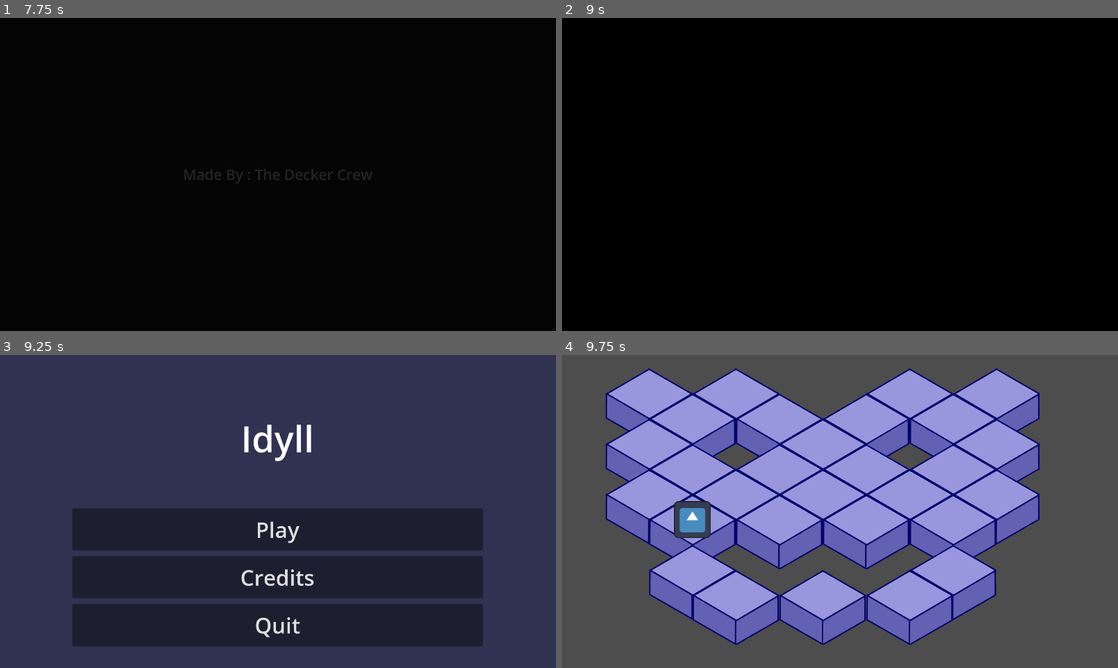
Above: before the commit, frames 1-4 (two rows, left to right).
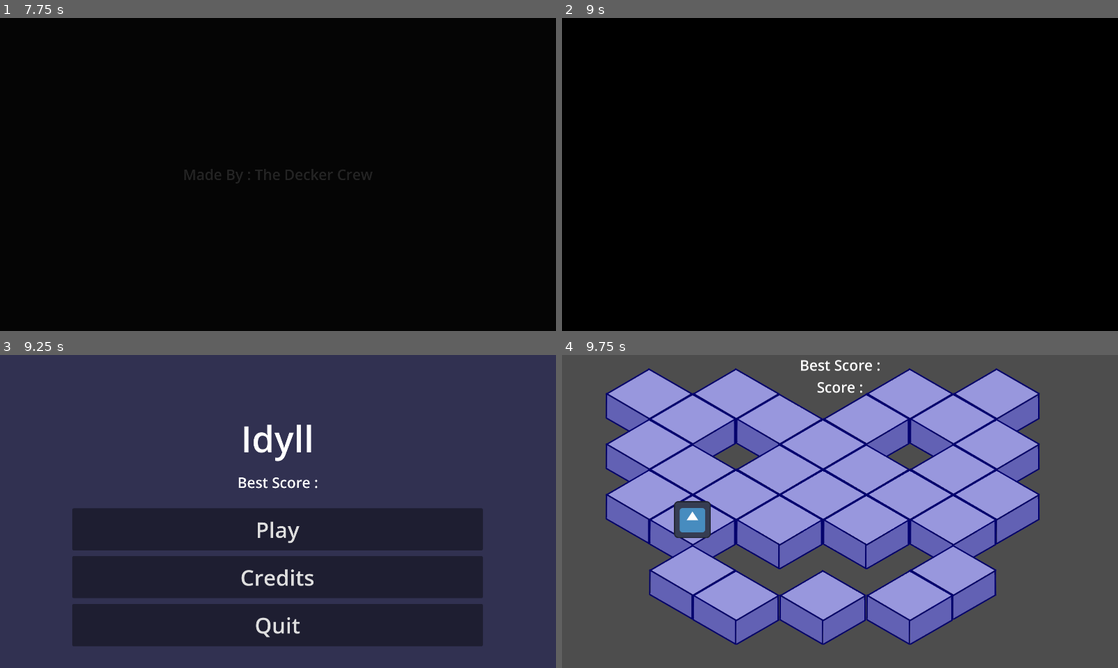
Above: after the commit, the same moments.

Repository: jusbreka3338/idyll
Game: Godot game, scene res://Start.tscn
The game is run twice, just before and just after one commit, with the same random seed, the same clock (stepped at 60 frames per second) and the same inputs. The engine's default icon, where the game draws it, is replaced by a stand-in: a white triangle on a blue panel in a dark square.
Inputs:
- Up to frame 1 (7.75 s): tap Enter at 0.5, 4.25, 5.75 s; tap Space at 3.5, 5 s; tap Escape (escape) at 4.15 s
- Up to frame 2 (9 s): tap Space at 8.75 s
- Up to frame 3 (9.25 s): no input
- Up to frame 4 (9.75 s): click "Play" at 9.5 s

Frames 1-2 are identical in both runs. In frame 3, 0.2% of the frame differs, in the area x 42-58%, y 39-43%; in frame 4, 0.3%, in the area x 43-58%, y 1-13%.

Commit message:
some stuff

Diff:
--- a/Scenes/TestMap.tscn
+++ b/Scenes/TestMap.tscn
@@ -1,8 +1,9 @@
-[gd_scene load_steps=6 format=3 uid="uid://dwj4jacfnd3yk"]
+[gd_scene load_steps=7 format=3 uid="uid://dwj4jacfnd3yk"]
 
 [ext_resource type="Texture2D" uid="uid://im2jnku2yl65" path="res://Assets/TempTile.png" id="1_62ph2"]
 [ext_resource type="PackedScene" uid="uid://da0qxpfj2dunu" path="res://NPC.tscn" id="2_8f8c4"]
 [ext_resource type="PackedScene" uid="uid://yg5e47k0w4og" path="res://pause_menu.tscn" id="3_4lk15"]
+[ext_resource type="PackedScene" uid="uid://jhq551w5f08n" path="res://Score.tscn" id="4_44v5j"]
 
 [sub_resource type="TileSetAtlasSource" id="TileSetAtlasSource_dxd0g"]
 texture = ExtResource("1_62ph2")
@@ -26,6 +27,10 @@
 [node name="NPC" parent="." instance=ExtResource("2_8f8c4")]
 position = Vector2(301, 134)
 
+[node name="CanvasLayer2" type="CanvasLayer" parent="."]
+
+[node name="Control" parent="CanvasLayer2" instance=ExtResource("4_44v5j")]
+
 [node name="CanvasLayer" type="CanvasLayer" parent="."]
 
 [node name="PauseMenu" parent="CanvasLayer" instance=ExtResource("3_4lk15")]
--- /dev/null
+++ b/Score.tscn
@@ -0,0 +1,38 @@
+[gd_scene format=3 uid="uid://jhq551w5f08n"]
+
+[node name="Control" type="Control"]
+layout_mode = 3
+anchors_preset = 15
+anchor_right = 1.0
+anchor_bottom = 1.0
+grow_horizontal = 2
+grow_vertical = 2
+
+[node name="Scoring" type="Label" parent="."]
+layout_mode = 1
+anchors_preset = 5
+anchor_left = 0.5
+anchor_right = 0.5
+offset_left = -20.0
+offset_right = 20.0
+offset_bottom = 23.0
+grow_horizontal = 2
+theme_override_font_sizes/font_size = 50
+text = "Best Score :"
+horizontal_alignment = 1
+vertical_alignment = 1
+
+[node name="Scoring Current" type="Label" parent="."]
+layout_mode = 1
+anchors_preset = 5
+anchor_left = 0.5
+anchor_right = 0.5
+offset_left = -140.0
+offset_top = 75.0
+offset_right = 140.0
+offset_bottom = 147.0
+grow_horizontal = 2
+theme_override_font_sizes/font_size = 50
+text = "Score :"
+horizontal_alignment = 1
+vertical_alignment = 1
--- a/main_menu.tscn
+++ b/main_menu.tscn
@@ -119,6 +119,25 @@
 theme_override_styles/pressed = SubResource("StyleBoxFlat_gqgct")
 text = "Quit"
 
+[node name="Label" type="Label" parent="."]
+layout_mode = 1
+anchors_preset = 8
+anchor_left = 0.5
+anchor_top = 0.5
+anchor_right = 0.5
+anchor_bottom = 0.5
+offset_left = -140.0
+offset_top = -136.0
+offset_right = 140.0
+offset_bottom = -64.0
+grow_horizontal = 2
+grow_vertical = 2
+theme_override_font_sizes/font_size = 50
+text = "Best Score :
+"
+horizontal_alignment = 1
+vertical_alignment = 1
+
 [connection signal="pressed" from="MarginContainer/VBoxContainer/VBoxContainer/MarginContainer/Play Button" to="." method="_on_play_button_pressed"]
 [connection signal="pressed" from="MarginContainer/VBoxContainer/VBoxContainer/MarginContainer2/Credits Button" to="." method="_on_credits_button_pressed"]
 [connection signal="pressed" from="MarginContainer/VBoxContainer/VBoxContainer/MarginContainer3/Quit Button" to="." method="_on_quit_button_pressed"]
--- a/pause_menu.gd
+++ b/pause_menu.gd
@@ -3,15 +3,20 @@
 func _ready():
 	$AnimationPlayer.play("RESET")
 	hide()
+	score.show()
+@onready var score = $"../../CanvasLayer2/Control"
 
 func resume():
 	get_tree().paused = false
 	$AnimationPlayer.play_backwards("blur")
+	hide()
+	score.show()
 
 func pause():
 	get_tree().paused = true
 	$AnimationPlayer.play("blur")
 	show()
+	score.hide()
 
 func testEsc():
 	if Input.is_action_just_pressed("escape") and get_tree().paused == false:
@@ -23,18 +28,21 @@
 func _on_button_pressed():
 	resume()
 	hide()
+	score.show()
 
 
 func _on_button_2_pressed():
 	resume()
 	get_tree().reload_current_scene()
 	hide()
+	score.show()
 
 
 func _on_button_3_pressed():
 	resume()
 	get_tree().change_scene_to_file("res://main_menu.tscn")
 	hide()
+	score.show()
 
 
 func _on_button_4_pressed():
--- a/pause_menu.tscn
+++ b/pause_menu.tscn
@@ -7,6 +7,33 @@
 [sub_resource type="ShaderMaterial" id="ShaderMaterial_0l3my"]
 shader = ExtResource("1_x3fxc")
 shader_parameter/lod = 0.0
+
+[sub_resource type="Animation" id="Animation_wjuw0"]
+length = 0.001
+tracks/0/type = "value"
+tracks/0/imported = false
+tracks/0/enabled = true
+tracks/0/path = NodePath("ColorRect:material:shader_parameter/lod")
+tracks/0/interp = 1
+tracks/0/loop_wrap = true
+tracks/0/keys = {
+"times": PackedFloat32Array(0),
+"transitions": PackedFloat32Array(1),
+"update": 0,
+"values": [0.0]
+}
+tracks/1/type = "value"
+tracks/1/imported = false
+tracks/1/enabled = true
+tracks/1/path = NodePath("PanelContainer:modulate")
+tracks/1/interp = 1
+tracks/1/loop_wrap = true
+tracks/1/keys = {
+"times": PackedFloat32Array(0),
+"transitions": PackedFloat32Array(1),
+"update": 0,
+"values": [Color(1, 1, 1, 0)]
+}
 
 [sub_resource type="Animation" id="Animation_oqe5p"]
 resource_name = "blur"
@@ -34,33 +61,6 @@
 "transitions": PackedFloat32Array(1, 1),
 "update": 0,
 "values": [Color(1, 1, 1, 0), Color(1, 1, 1, 1)]
-}
-
-[sub_resource type="Animation" id="Animation_wjuw0"]
-length = 0.001
-tracks/0/type = "value"
-tracks/0/imported = false
-tracks/0/enabled = true
-tracks/0/path = NodePath("ColorRect:material:shader_parameter/lod")
-tracks/0/interp = 1
-tracks/0/loop_wrap = true
-tracks/0/keys = {
-"times": PackedFloat32Array(0),
-"transitions": PackedFloat32Array(1),
-"update": 0,
-"values": [0.0]
-}
-tracks/1/type = "value"
-tracks/1/imported = false
-tracks/1/enabled = true
-tracks/1/path = NodePath("PanelContainer:modulate")
-tracks/1/interp = 1
-tracks/1/loop_wrap = true
-tracks/1/keys = {
-"times": PackedFloat32Array(0),
-"transitions": PackedFloat32Array(1),
-"update": 0,
-"values": [Color(1, 1, 1, 0)]
 }
 
 [sub_resource type="AnimationLibrary" id="AnimationLibrary_nclb4"]
